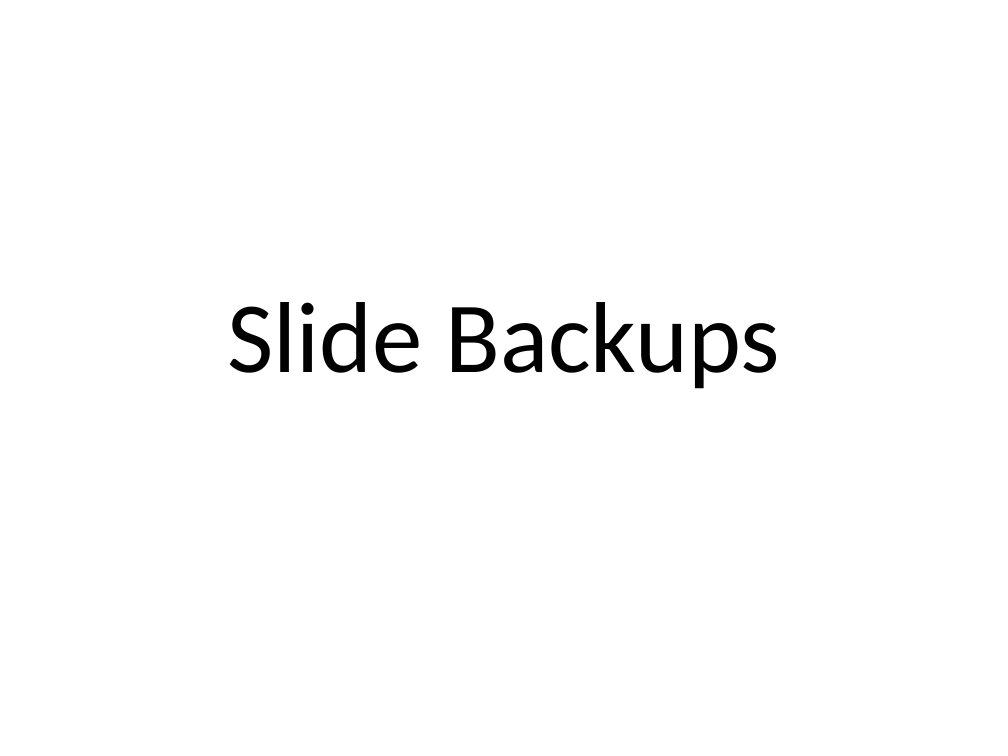
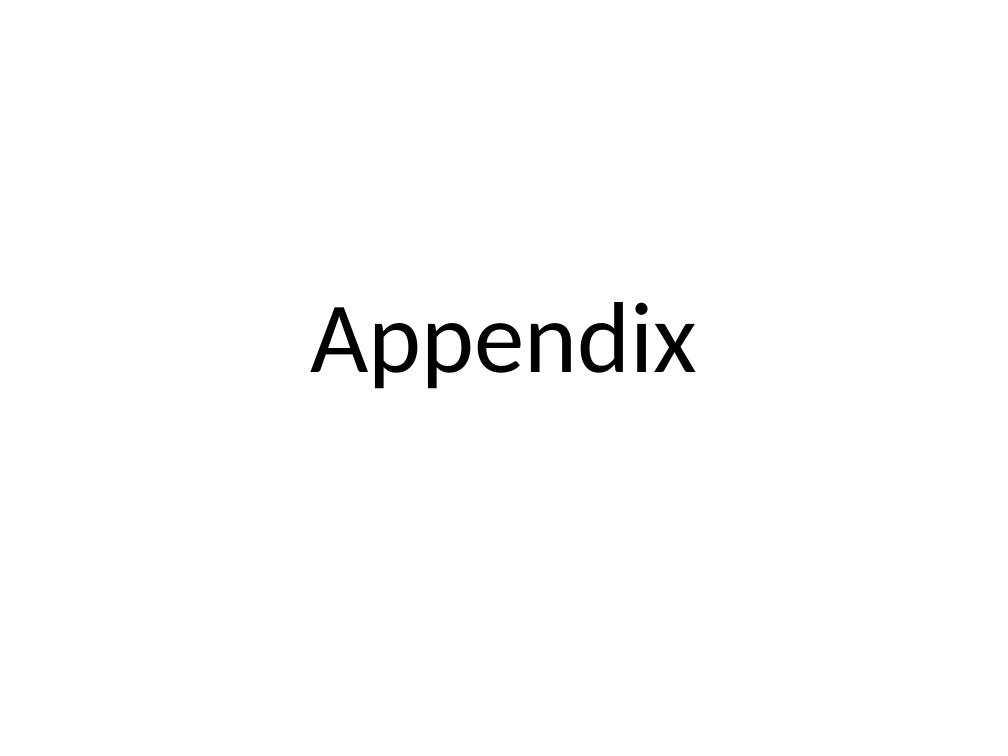
Before and after one commit to Dec-17-Big-Data/project1-bkeeper94, a slide deck: slide 10 of Project1-Presentation-Ben-Keeper.pptx. Drawn at 1008x756 pixels with LibreOffice and Linux fonts; fonts in the diff are those of the drawing. Boxes give left, top, right and bottom in pixels: in the first picture for what was removed or moved away, otherwise in the second. Text is boxed around its words. In the diff, an @@ line names an element or a change of style, - is before the commit and + after.

```diff
--- a/Project1-Presentation-Ben-Keeper.pptx
+++ b/Project1-Presentation-Ben-Keeper.pptx
@@ title at [310,302,697,389]: text changed @@
-Slide Backups
+Appendix
```
Also in this commit, not shown: 11 other slides changed, 2 other files.
